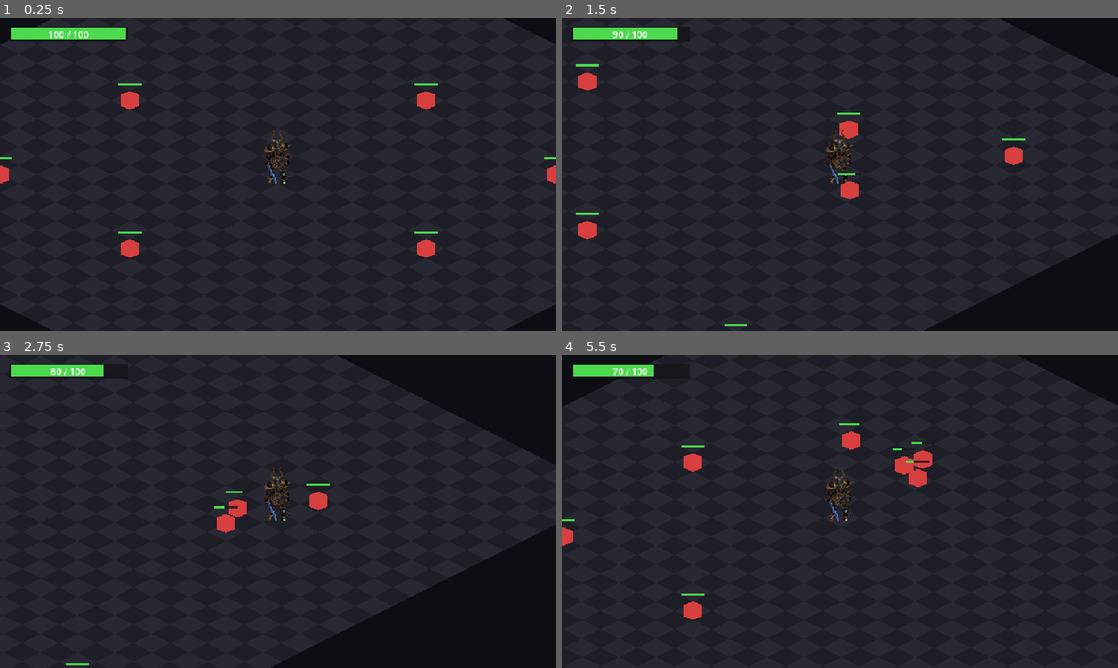
Above: before the commit, frames 1-4 (two rows, left to right).
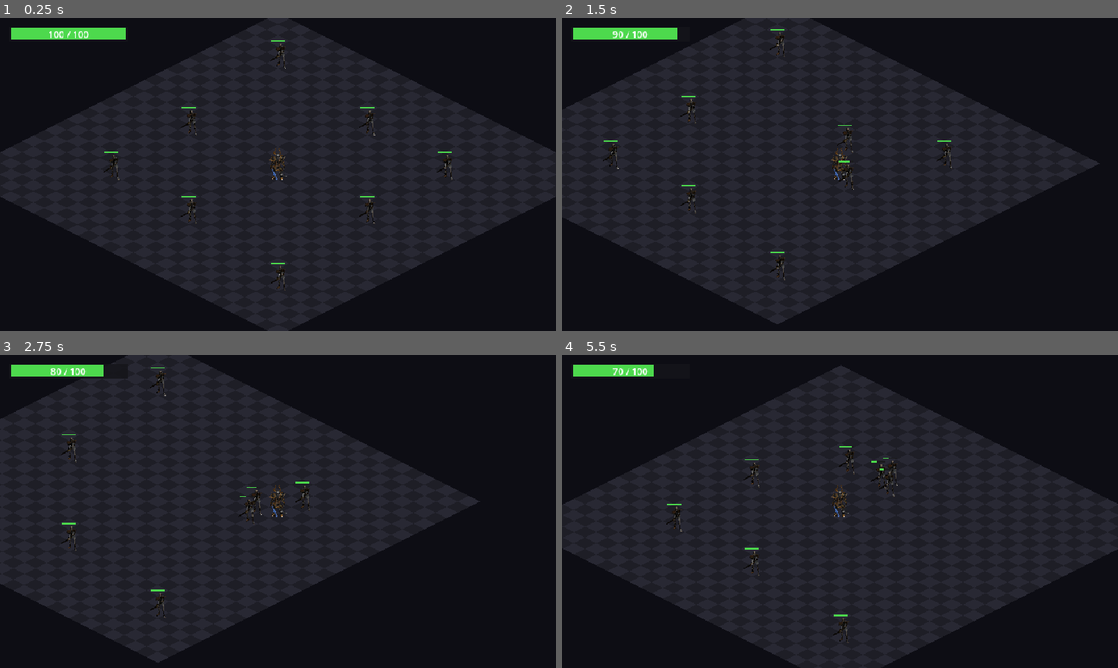
Above: after the commit, the same moments.

Repository: Rathe001/neurokore-requiem
Game: Godot game, scene res://scenes/world.tscn
The game is run twice, just before and just after one commit, with the same random seed, the same clock (stepped at 60 frames per second) and the same inputs.
Inputs (mouse positions are in pixels of both pictures, inside the frame that each line leads up to):
- Up to frame 1 (0.25 s): no input
- Up to frame 2 (1.5 s): tap Enter at 0.5 s; move the mouse to (962, 158) at 0.52 s; hold D (move_right) 0.53-1.28 s; hold Right mouse button (attack_aoe) 0.53-1.28 s; click (962, 158) at 0.67 s; move the mouse to (728, 190) at 1.27 s; hold S (move_down) from 1.28 s (still down); click (728, 190) at 1.35 s
- Up to frame 3 (2.75 s): move the mouse to (333, 442) at 2.02 s; release S (move_down) at 2.03 s; hold D (move_right) from 2.03 s (still down); hold Right mouse button (attack_aoe) from 2.03 s (still down)
- Up to frame 4 (5.5 s): move the mouse to (812, 574) at 2.77 s; release D (move_right) at 2.78 s; release Right mouse button (attack_aoe) at 2.78 s; hold W (move_up) 2.78-3.53 s; click (812, 574) at 2.85 s; move the mouse to (1006, 558) at 3.52 s; hold Right mouse button (attack_aoe) 3.53-4.28 s; hold A (move_left) 3.53-5.03 s; move the mouse to (673, 464) at 4.27 s; click (673, 464) at 4.35 s; move the mouse to (867, 511) at 5.02 s; hold S (move_down) from 5.03 s (still down); hold Right mouse button (attack_aoe) from 5.03 s (still down); click (867, 511) at 5.17 s

The runs differ from the first frame. In frame 1, 22% of the frame differs, in the area x 0-100%, y 0-100%; in frame 2, 19%; in frame 3, 16%; in frame 4, 21%.

Commit message:
Swap enemy placeholder for sprite, reposition HP bar, zoom camera out
Replace the enemy Polygon2D with a Sprite2D (45x72, offset -20 to align
feet with the collision shape at +16), reposition the HP bar above the
head, and drop the cached base color since sprites tint via modulate.
Camera2D zoom 0.6 for a wider combat view than D2's tight framing.

Co-Authored-By: Claude Opus 4.7 <noreply@anthropic.com>

Diff:
--- a/game/scenes/enemy.tscn
+++ b/game/scenes/enemy.tscn
@@ -1,7 +1,8 @@
-[gd_scene load_steps=4 format=3]
+[gd_scene load_steps=5 format=3]
 
 [ext_resource type="Script" path="res://scripts/enemy.gd" id="1_enemy_script"]
 [ext_resource type="PackedScene" path="res://scenes/health_bar.tscn" id="2_health_bar"]
+[ext_resource type="Texture2D" path="res://art/sprites/enemy.png" id="3_enemy_sprite"]
 
 [sub_resource type="CircleShape2D" id="CircleShape2D_enemy"]
 radius = 16.0
@@ -9,12 +10,12 @@
 [node name="Enemy" type="CharacterBody2D"]
 script = ExtResource("1_enemy_script")
 
-[node name="Visual" type="Polygon2D" parent="."]
-color = Color(0.85, 0.25, 0.25, 1)
-polygon = PackedVector2Array(-16, -10, 0, -16, 16, -10, 16, 10, 0, 16, -16, 10)
+[node name="Visual" type="Sprite2D" parent="."]
+texture = ExtResource("3_enemy_sprite")
+offset = Vector2(0, -20)
 
 [node name="CollisionShape2D" type="CollisionShape2D" parent="."]
 shape = SubResource("CircleShape2D_enemy")
 
 [node name="HealthBar" parent="." instance=ExtResource("2_health_bar")]
-position = Vector2(0, -28)
+position = Vector2(0, -64)
--- a/game/scenes/world.tscn
+++ b/game/scenes/world.tscn
@@ -30,5 +30,6 @@
 shape = SubResource("CircleShape2D_player")
 
 [node name="Camera2D" type="Camera2D" parent="Entities/Player"]
+zoom = Vector2(0.6, 0.6)
 
 [node name="HUD" parent="." instance=ExtResource("4_hud")]
--- a/game/scripts/enemy.gd
+++ b/game/scripts/enemy.gd
@@ -13,15 +13,13 @@
 
 var current_health: int
 var _attack_cd := 0.0
-var _visual_base_color: Color
 
-@onready var visual: Polygon2D = $Visual
+@onready var visual: Sprite2D = $Visual
 @onready var health_bar: HealthBar = $HealthBar
 
 func _ready() -> void:
 	current_health = max_health
 	add_to_group(&"enemies")
-	_visual_base_color = visual.color
 	health_bar.set_health(current_health, max_health)
 
 func _physics_process(delta: float) -> void:
@@ -63,7 +61,7 @@
 func _flash() -> void:
 	if visual == null:
 		return
-	visual.color = Color.WHITE
+	visual.modulate = Color(1.0, 0.4, 0.4, 1.0)
 	await get_tree().create_timer(0.08).timeout
 	if is_instance_valid(visual):
-		visual.color = _visual_base_color
+		visual.modulate = Color.WHITE
Binary file added: game/art/sprites/enemy.png
Not shown, added: game/art/sprites/enemy.png.import
